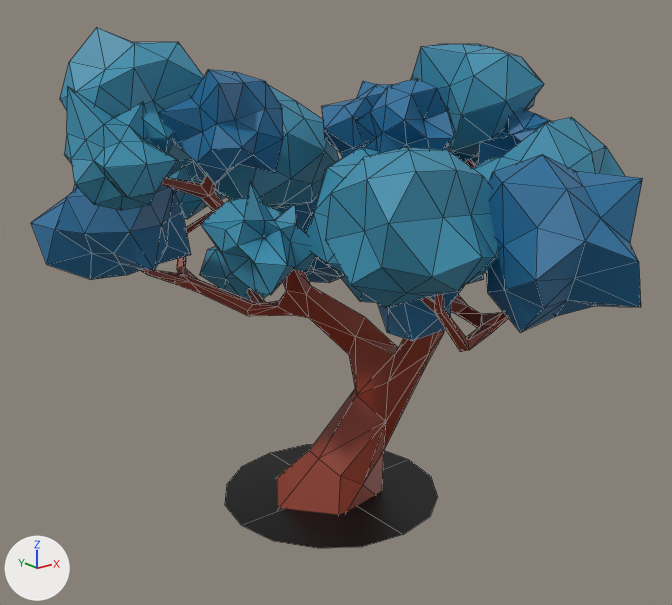
A saved change to the FBX model Projekt Unity/TowerDefense/Assets/Modele/EpokaKamienia/FBX/Otoczenie/Drzewo1.fbx.
Rendered twice from a 50 mm lens placed at (-17.3, -22.2, 15.3), pointed at (-0.2, -0.7, 6.7). Lighting does not change. The marker at lower left points along +X, +Y and +Z. Mesh edges are drawn as thin lines.

The older version as bpy lines, for what is in view:
```python
me_icosphere_009 = bpy.data.meshes.new('Icosphere.009')
me_icosphere_009.from_pydata(...)  # 1067 vertices, 1981 faces; spans x -7.5..6.9, y -10.6..9.9, z -0.3..14.9
# faces by material slot: [880, 376, 4, 721]
me_icosphere_009.materials.append(mat_liscie)  # cyan #388dac
me_icosphere_009.materials.append(mat_trzon1)  # brown #8f331c
me_icosphere_009.materials.append(mat_cien)  # black #000000
me_icosphere_009.materials.append(mat_liscie2)  # blue #206d9a
ob_icosphere_009 = bpy.data.objects.new('Icosphere.009', me_icosphere_009)
ob_icosphere_009.location = (0.0, 0.0, 0.0)
```
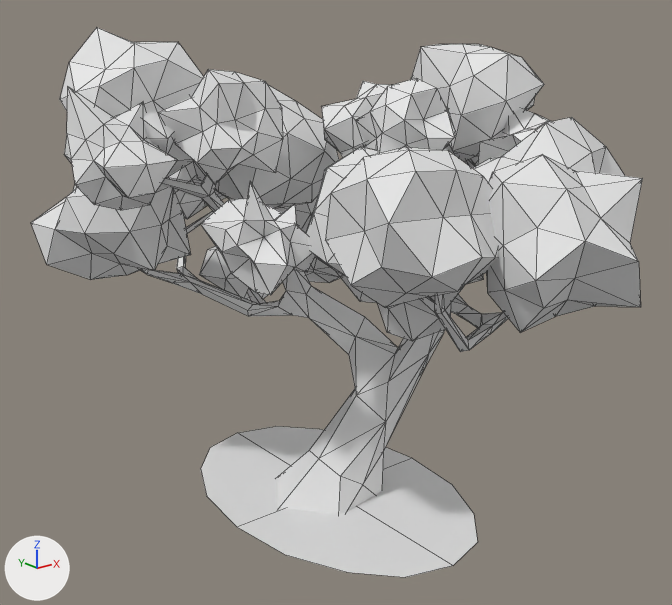
The newer file is also rescaled (x0.5), turned or shifted as a whole; pictures and numbers use the older file's frame.

What changed in the scene script:
```text
Change me_icosphere_009:
    where me_icosphere_009.from_pydata(...)  # 1067 vertices, 1981 faces; spans x -7.5..6.9, y -10.6..9.9, z -0.3..14.9
    used by ob_icosphere_009; location = (0.0, 0.0, 0.0)
    remove me_icosphere_009.materials.append(mat_cien)  # black #000000
    me_icosphere_009 part 1: the loose piece of 17 vertices spanning x -3.6..3.6, y -3.8..3.3, z 0.0 is scaled about its middle by (1.05, 1.6, 1.44)
    me_icosphere_009 part 2: all 880 faces that had it switch from mat_liscie (cyan #388dac) to no material
    me_icosphere_009 part 3: all 376 faces that had it switch from mat_trzon1 (brown #8f331c) to no material
    me_icosphere_009 part 4: all 721 faces that had it switch from mat_liscie2 (blue #206d9a) to no material
```

Where the change shows, as pixel boxes (x1, y1, x2, y2) in the pictures (672 x 605 px; the box of a moved part takes in the faces that stretch with it):
'Icosphere.009', reshaped, recoloured (blue to grey)
    before: (31, 28, 643, 548)
    after: (31, 28, 643, 577)
part 1 of me_icosphere_009, moved or reshaped
    before: (225, 444, 437, 548)
    after: (201, 426, 477, 577)
part 2 of me_icosphere_009, recoloured (cyan to grey)
    both: (60, 28, 625, 308)
part 3 of me_icosphere_009, recoloured (brown to grey)
    both: (140, 160, 509, 514)
part 4 of me_icosphere_009, recoloured (blue to grey)
    both: (31, 69, 643, 341)
